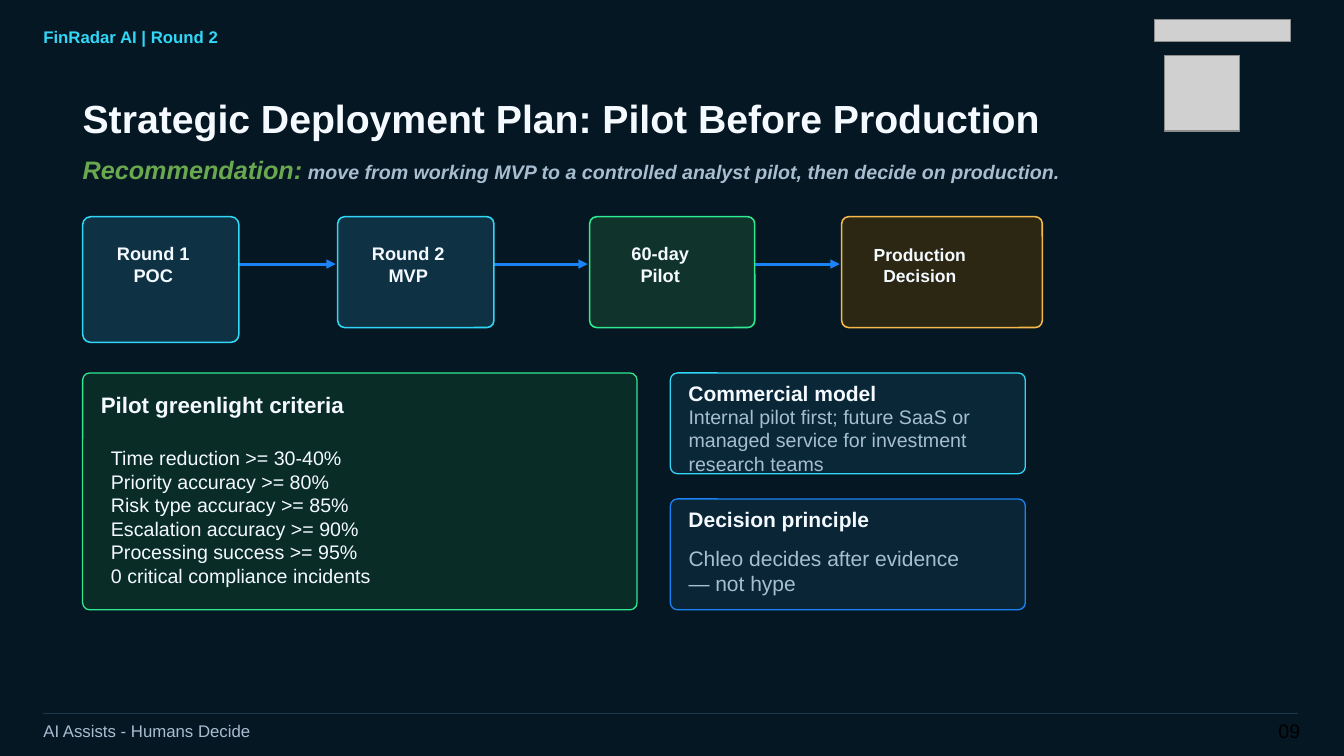
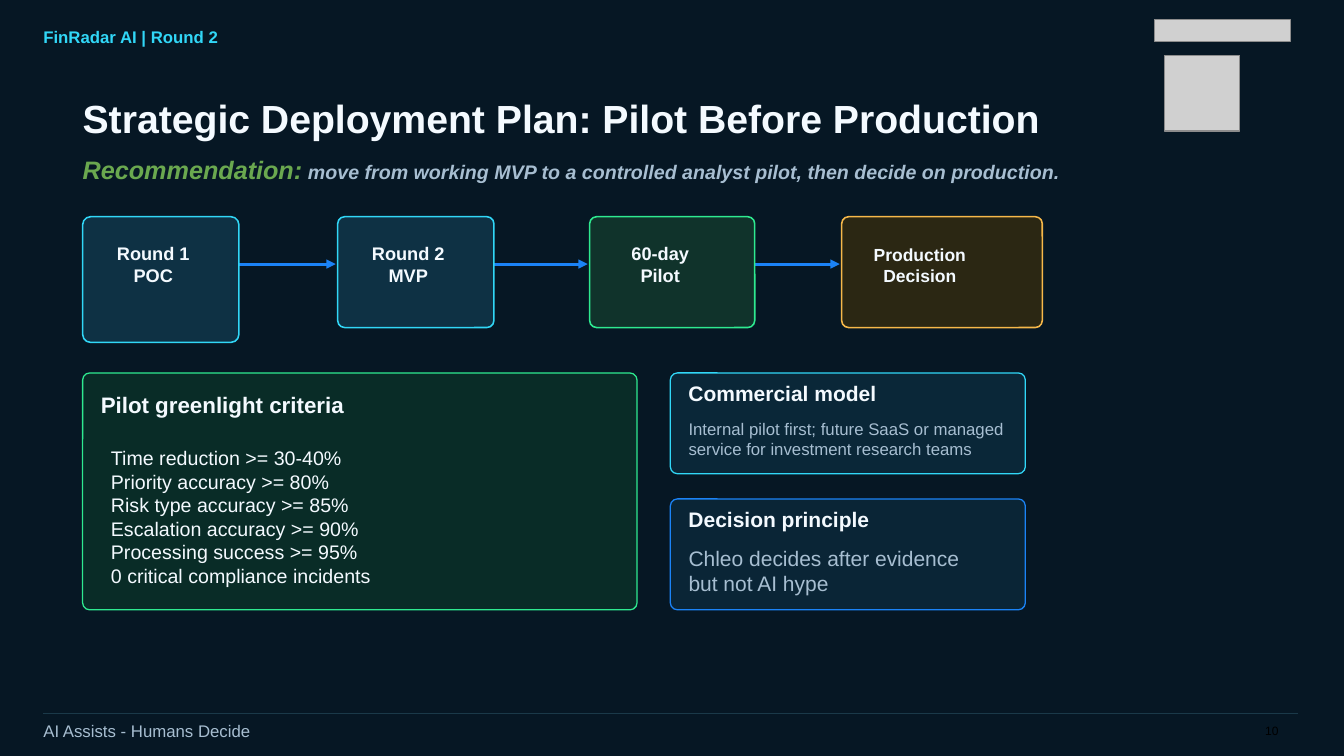
Before and after one commit to Parisa-QA/Capstone, a slide deck: slide 10 of presentation/FinRadar_AI_Round2_MVP_Parisa_Friday.pptx (slide 9 before the commit). Drawn at 1344x756 pixels with LibreOffice and Linux fonts; fonts in the diff are those of the drawing; grey boxes stand for pictures. Boxes give left, top, right and bottom in pixels: in the first picture for what was removed or moved away, otherwise in the second. Text is boxed around its words. In the diff, an @@ line names an element or a change of style, - is before the commit and + after.

```diff
--- a/presentation/FinRadar_AI_Round2_MVP_Parisa_Friday.pptx
+++ b/presentation/FinRadar_AI_Round2_MVP_Parisa_Friday.pptx
@@ text "Internal pilot first; future SaaS ...": place and size @@
-text "Internal pilot first; future SaaS ..." at (689, 410, 969, 475)
+text "Internal pilot first; future SaaS ..." at (689, 423, 1004, 455)
@@ text "Internal pilot first; future SaaS ..." at (689, 423, 1004, 455): size 14 to 12 pt @@
@@ text at (689, 551, 959, 596): text changed @@
-Chleo decides after evidence — not hype
+Chleo decides after evidence but not AI hype
```
Also in this commit, not shown: 10 other slides changed, 1 slide added, 1 other file.
